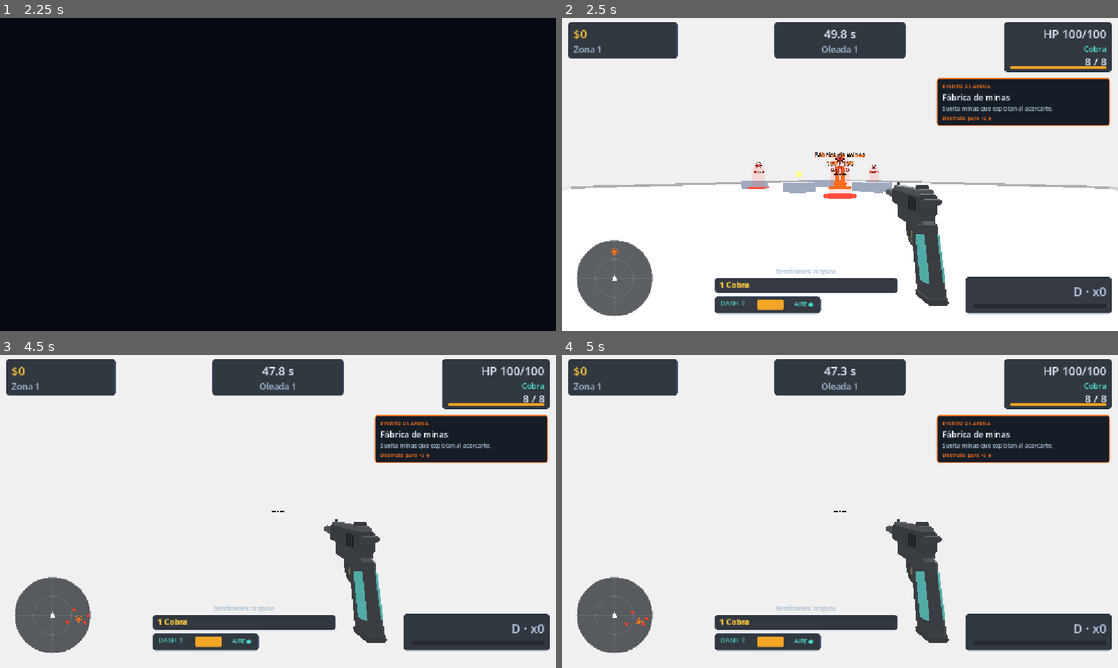
Above: before the commit, frames 1-4 (two rows, left to right).
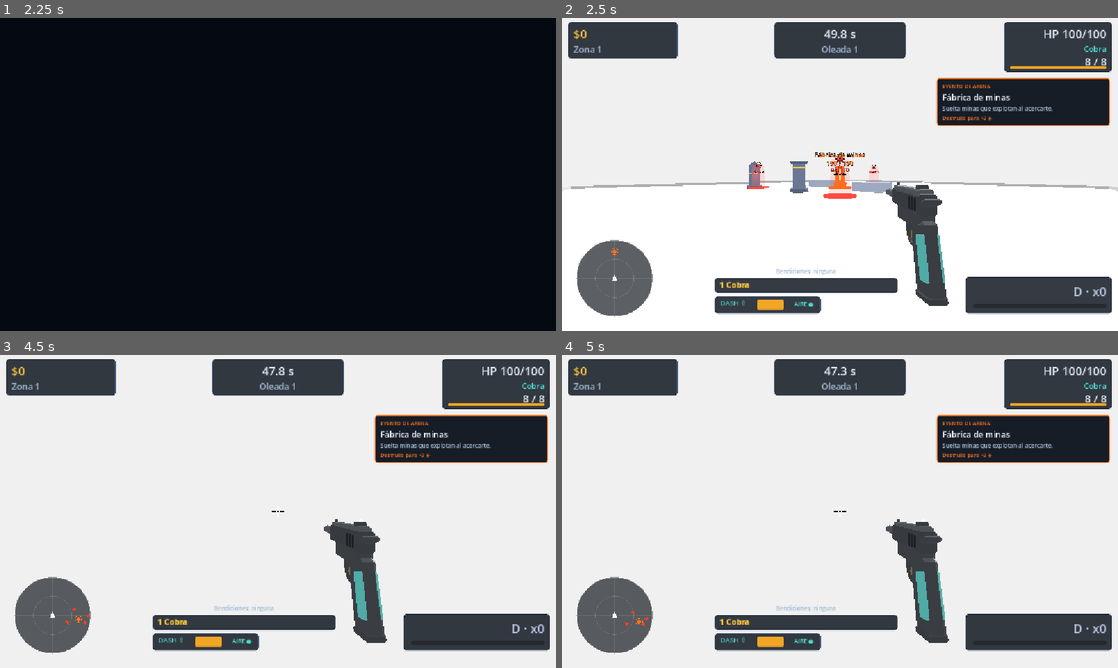
Above: after the commit, the same moments.

Repository: Veilen1/Deadline
Game: Godot game, scene res://scenes/ui/main_menu.tscn
The game is run twice, just before and just after one commit, with the same random seed, the same clock (stepped at 60 frames per second) and the same inputs.
Inputs (mouse positions are in pixels of both pictures, inside the frame that each line leads up to):
- Up to frame 1 (2.25 s): click "JUGAR" at 0.5 s; click "JUGAR" at 1.25 s; click "Empezar run" at 2 s
- Up to frame 2 (2.5 s): no input
- Up to frame 3 (4.5 s): tap Enter at 2.75 s; move the mouse to (305, 511) at 2.77 s; press the mouse at (305, 511) at 2.78 s; hold W (move_forward) from 2.78 s (still down); tap Space (jump) at 3.02, 3.77 s; move the mouse to (250, 511) at 3.52 s; release the mouse at (250, 511) at 3.53 s; tap Shift at 3.6 s; move the mouse to (289, 505) at 4.27 s; tap Ctrl at 4.35 s
- Up to frame 4 (5 s): keep holding W (move_forward)

Frame 1 is identical in both runs. In frame 2, 0.5% of the frame differs, in the area x 32-46%, y 45-56%; in frame 3, less than 0.1%; in frame 4, less than 0.1%.

Commit message:
feat(levels): agregar pilares con colision propia y arreglar elite de zona 2

Diff:
--- /dev/null
+++ b/scenes/levels/arena_pillar.tscn
@@ -0,0 +1,90 @@
+[gd_scene load_steps=12 format=3]
+
+[sub_resource type="CylinderMesh" id="CylinderMesh_column"]
+top_radius = 0.5
+bottom_radius = 0.56
+height = 2.4
+radial_segments = 14
+rings = 1
+
+[sub_resource type="StandardMaterial3D" id="StandardMaterial3D_stone"]
+albedo_color = Color(0.42, 0.47, 0.58, 1)
+roughness = 0.85
+
+[sub_resource type="CylinderMesh" id="CylinderMesh_base"]
+top_radius = 0.72
+bottom_radius = 0.82
+height = 0.28
+radial_segments = 14
+rings = 1
+
+[sub_resource type="StandardMaterial3D" id="StandardMaterial3D_base"]
+albedo_color = Color(0.33, 0.38, 0.48, 1)
+roughness = 0.9
+
+[sub_resource type="CylinderMesh" id="CylinderMesh_capital"]
+top_radius = 0.8
+bottom_radius = 0.68
+height = 0.24
+radial_segments = 14
+rings = 1
+
+[sub_resource type="TorusMesh" id="TorusMesh_ring"]
+inner_radius = 0.5
+outer_radius = 0.59
+rings = 20
+ring_segments = 6
+
+[sub_resource type="StandardMaterial3D" id="StandardMaterial3D_ring"]
+shading_mode = 0
+albedo_color = Color(1, 0.78, 0.36, 1)
+emission_enabled = true
+emission = Color(1, 0.72, 0.28, 1)
+emission_energy_multiplier = 1.6
+
+[sub_resource type="CylinderShape3D" id="CylinderShape3D_column"]
+height = 2.4
+radius = 0.56
+
+[sub_resource type="CylinderShape3D" id="CylinderShape3D_base"]
+height = 0.28
+radius = 0.82
+
+[sub_resource type="CylinderShape3D" id="CylinderShape3D_capital"]
+height = 0.24
+radius = 0.8
+
+[node name="ArenaPillar" type="StaticBody3D"]
+
+[node name="Column" type="MeshInstance3D" parent="."]
+transform = Transform3D(1, 0, 0, 0, 1, 0, 0, 0, 1, 0, 1.2, 0)
+mesh = SubResource("CylinderMesh_column")
+surface_material_override/0 = SubResource("StandardMaterial3D_stone")
+
+[node name="Base" type="MeshInstance3D" parent="."]
+transform = Transform3D(1, 0, 0, 0, 1, 0, 0, 0, 1, 0, 0.14, 0)
+mesh = SubResource("CylinderMesh_base")
+surface_material_override/0 = SubResource("StandardMaterial3D_base")
+
+[node name="Capital" type="MeshInstance3D" parent="."]
+transform = Transform3D(1, 0, 0, 0, 1, 0, 0, 0, 1, 0, 2.52, 0)
+mesh = SubResource("CylinderMesh_capital")
+surface_material_override/0 = SubResource("StandardMaterial3D_base")
+
+[node name="Ring" type="MeshInstance3D" parent="."]
+transform = Transform3D(1, 0, 0, 0, 1, 0, 0, 0, 1, 0, 2.1, 0)
+mesh = SubResource("TorusMesh_ring")
+material_override = SubResource("StandardMaterial3D_ring")
+cast_shadow = 0
+
+[node name="CollisionShape3D" type="CollisionShape3D" parent="."]
+transform = Transform3D(1, 0, 0, 0, 1, 0, 0, 0, 1, 0, 1.2, 0)
+shape = SubResource("CylinderShape3D_column")
+
+[node name="CollisionBase" type="CollisionShape3D" parent="."]
+transform = Transform3D(1, 0, 0, 0, 1, 0, 0, 0, 1, 0, 0.14, 0)
+shape = SubResource("CylinderShape3D_base")
+
+[node name="CollisionCapital" type="CollisionShape3D" parent="."]
+transform = Transform3D(1, 0, 0, 0, 1, 0, 0, 0, 1, 0, 2.52, 0)
+shape = SubResource("CylinderShape3D_capital")
--- /dev/null
+++ b/scenes/levels/arena_pillar_broken.tscn
@@ -0,0 +1,66 @@
+[gd_scene load_steps=9 format=3]
+
+[sub_resource type="BoxMesh" id="BoxMesh_column"]
+size = Vector3(1.05, 1.1, 1.05)
+
+[sub_resource type="StandardMaterial3D" id="StandardMaterial3D_stone"]
+albedo_color = Color(0.42, 0.47, 0.58, 1)
+roughness = 0.88
+
+[sub_resource type="BoxMesh" id="BoxMesh_jag"]
+size = Vector3(0.72, 0.26, 0.72)
+
+[sub_resource type="BoxMesh" id="BoxMesh_rubble"]
+size = Vector3(0.38, 0.3, 0.34)
+
+[sub_resource type="StandardMaterial3D" id="StandardMaterial3D_rubble"]
+albedo_color = Color(0.3, 0.35, 0.45, 1)
+roughness = 0.95
+
+[sub_resource type="BoxShape3D" id="BoxShape3D_column"]
+size = Vector3(1.05, 1.1, 1.05)
+
+[sub_resource type="BoxShape3D" id="BoxShape3D_jag"]
+size = Vector3(0.72, 0.26, 0.72)
+
+[sub_resource type="BoxShape3D" id="BoxShape3D_rubble"]
+size = Vector3(0.38, 0.3, 0.34)
+
+[node name="ArenaPillarBroken" type="StaticBody3D"]
+
+[node name="Column" type="MeshInstance3D" parent="."]
+transform = Transform3D(1, 0, 0, 0, 1, 0, 0, 0, 1, 0, 0.55, 0)
+mesh = SubResource("BoxMesh_column")
+surface_material_override/0 = SubResource("StandardMaterial3D_stone")
+
+[node name="Jag" type="MeshInstance3D" parent="."]
+transform = Transform3D(0.978, -0.173, 0.121, 0.174, 0.985, 0, -0.119, 0.021, 0.993, 0, 1.2, 0)
+mesh = SubResource("BoxMesh_jag")
+surface_material_override/0 = SubResource("StandardMaterial3D_rubble")
+
+[node name="RubbleA" type="MeshInstance3D" parent="."]
+transform = Transform3D(0.94, 0, 0.342, 0, 1, 0, -0.342, 0, 0.94, 0.82, 0.15, 0.36)
+mesh = SubResource("BoxMesh_rubble")
+surface_material_override/0 = SubResource("StandardMaterial3D_rubble")
+
+[node name="RubbleB" type="MeshInstance3D" parent="."]
+transform = Transform3D(0.866, 0, -0.5, 0, 1, 0, 0.5, 0, 0.866, -0.7, 0.15, 0.62)
+mesh = SubResource("BoxMesh_rubble")
+surface_material_override/0 = SubResource("StandardMaterial3D_rubble")
+
+[node name="RubbleC" type="MeshInstance3D" parent="."]
+transform = Transform3D(1, 0, 0, 0, 1, 0, 0, 0, 1, 0.5, 0.15, -0.82)
+mesh = SubResource("BoxMesh_rubble")
+surface_material_override/0 = SubResource("StandardMaterial3D_rubble")
+
+[node name="CollisionShape3D" type="CollisionShape3D" parent="."]
+transform = Transform3D(1, 0, 0, 0, 1, 0, 0, 0, 1, 0, 0.55, 0)
+shape = SubResource("BoxShape3D_column")
+
+[node name="CollisionJag" type="CollisionShape3D" parent="."]
+transform = Transform3D(1, 0, 0, 0, 1, 0, 0, 0, 1, 0, 1.2, 0)
+shape = SubResource("BoxShape3D_jag")
+
+[node name="CollisionRubble" type="CollisionShape3D" parent="."]
+transform = Transform3D(1, 0, 0, 0, 1, 0, 0, 0, 1, 0.82, 0.15, 0.36)
+shape = SubResource("BoxShape3D_rubble")
--- /dev/null
+++ b/scenes/levels/arena_pillar_obelisk.tscn
@@ -0,0 +1,87 @@
+[gd_scene load_steps=10 format=3]
+
+[sub_resource type="BoxMesh" id="BoxMesh_base"]
+size = Vector3(1.2, 0.32, 1.2)
+
+[sub_resource type="StandardMaterial3D" id="StandardMaterial3D_base"]
+albedo_color = Color(0.3, 0.35, 0.45, 1)
+roughness = 0.9
+
+[sub_resource type="BoxMesh" id="BoxMesh_column"]
+size = Vector3(0.82, 2.2, 0.82)
+
+[sub_resource type="StandardMaterial3D" id="StandardMaterial3D_column"]
+albedo_color = Color(0.4, 0.45, 0.56, 1)
+roughness = 0.82
+
+[sub_resource type="CylinderMesh" id="CylinderMesh_cap"]
+top_radius = 0.0
+bottom_radius = 0.58
+height = 0.42
+radial_segments = 4
+rings = 1
+
+[sub_resource type="BoxMesh" id="BoxMesh_rune"]
+size = Vector3(0.5, 0.09, 0.02)
+
+[sub_resource type="StandardMaterial3D" id="StandardMaterial3D_rune"]
+shading_mode = 0
+albedo_color = Color(1, 0.82, 0.42, 1)
+emission_enabled = true
+emission = Color(1, 0.75, 0.3, 1)
+emission_energy_multiplier = 1.8
+
+[sub_resource type="BoxShape3D" id="BoxShape3D_base"]
+size = Vector3(1.2, 0.32, 1.2)
+
+[sub_resource type="BoxShape3D" id="BoxShape3D_column"]
+size = Vector3(0.82, 2.2, 0.82)
+
+[node name="ArenaPillarObelisk" type="StaticBody3D"]
+
+[node name="Base" type="MeshInstance3D" parent="."]
+transform = Transform3D(1, 0, 0, 0, 1, 0, 0, 0, 1, 0, 0.16, 0)
+mesh = SubResource("BoxMesh_base")
+surface_material_override/0 = SubResource("StandardMaterial3D_base")
+
+[node name="Column" type="MeshInstance3D" parent="."]
+transform = Transform3D(1, 0, 0, 0, 1, 0, 0, 0, 1, 0, 1.42, 0)
+mesh = SubResource("BoxMesh_column")
+surface_material_override/0 = SubResource("StandardMaterial3D_column")
+
+[node name="Cap" type="MeshInstance3D" parent="."]
+transform = Transform3D(1, 0, 0, 0, 1, 0, 0, 0, 1, 0, 2.72, 0)
+mesh = SubResource("CylinderMesh_cap")
+surface_material_override/0 = SubResource("StandardMaterial3D_base")
+
+[node name="RuneFront" type="MeshInstance3D" parent="."]
+transform = Transform3D(1, 0, 0, 0, 1, 0, 0, 0, 1, 0, 1.65, -0.42)
+mesh = SubResource("BoxMesh_rune")
+material_override = SubResource("StandardMaterial3D_rune")
+cast_shadow = 0
+
+[node name="RuneBack" type="MeshInstance3D" parent="."]
+transform = Transform3D(1, 0, 0, 0, 1, 0, 0, 0, 1, 0, 1.65, 0.42)
+mesh = SubResource("BoxMesh_rune")
+material_override = SubResource("StandardMaterial3D_rune")
+cast_shadow = 0
+
+[node name="RuneLeft" type="MeshInstance3D" parent="."]
+transform = Transform3D(0, 0, 1, 0, 1, 0, -1, 0, 0, -0.42, 1.65, 0)
+mesh = SubResource("BoxMesh_rune")
+material_override = SubResource("StandardMaterial3D_rune")
+cast_shadow = 0
+
+[node name="RuneRight" type="MeshInstance3D" parent="."]
+transform = Transform3D(0, 0, -1, 0, 1, 0, 1, 0, 0, 0.42, 1.65, 0)
+mesh = SubResource("BoxMesh_rune")
+material_override = SubResource("StandardMaterial3D_rune")
+cast_shadow = 0
+
+[node name="CollisionShape3D" type="CollisionShape3D" parent="."]
+transform = Transform3D(1, 0, 0, 0, 1, 0, 0, 0, 1, 0, 1.42, 0)
+shape = SubResource("BoxShape3D_column")
+
+[node name="CollisionBase" type="CollisionShape3D" parent="."]
+transform = Transform3D(1, 0, 0, 0, 1, 0, 0, 0, 1, 0, 0.16, 0)
+shape = SubResource("BoxShape3D_base")
--- a/scenes/levels/zone_01.tscn
+++ b/scenes/levels/zone_01.tscn
@@ -8,6 +8,8 @@
 [ext_resource type="PackedScene" path="res://scenes/levels/jump_pad.tscn" id="6_pad"]
 [ext_resource type="PackedScene" path="res://scenes/levels/core_pickup.tscn" id="7_core"]
 [ext_resource type="PackedScene" path="res://scenes/levels/arena_event.tscn" id="8_event"]
+[ext_resource type="PackedScene" path="res://scenes/levels/arena_pillar.tscn" id="9_pillar"]
+[ext_resource type="PackedScene" path="res://scenes/levels/arena_pillar_obelisk.tscn" id="10_obelisk"]
 
 [sub_resource type="Environment" id="Environment_white"]
 background_mode = 1
@@ -71,11 +73,11 @@
 position = Vector3(5, 0.4, 2)
 scale = Vector3(1, 1, 1.5)
 
-[node name="Cover3" parent="." instance=ExtResource("5_block")]
-position = Vector3(0, 0.4, -5)
+[node name="Pillar1" parent="." instance=ExtResource("9_pillar")]
+position = Vector3(0, 0, -5)
 
-[node name="Cover4" parent="." instance=ExtResource("5_block")]
-position = Vector3(7, 0.4, -6)
+[node name="Obelisk1" parent="." instance=ExtResource("10_obelisk")]
+position = Vector3(7, 0, -6)
 
 [node name="JumpPad1" parent="." instance=ExtResource("6_pad")]
 position = Vector3(0, 0.02, 8)
--- a/scenes/levels/zone_02.tscn
+++ b/scenes/levels/zone_02.tscn
@@ -10,6 +10,8 @@
 [ext_resource type="PackedScene" path="res://scenes/levels/core_pickup.tscn" id="8_core"]
 [ext_resource type="PackedScene" path="res://scenes/actors/enemies/hound_enemy.tscn" id="9_hound"]
 [ext_resource type="PackedScene" path="res://scenes/levels/arena_event.tscn" id="10_event"]
+[ext_resource type="PackedScene" path="res://scenes/levels/arena_pillar_obelisk.tscn" id="11_obelisk"]
+[ext_resource type="PackedScene" path="res://scenes/levels/arena_pillar_broken.tscn" id="12_broken"]
 
 [sub_resource type="Environment" id="Environment_cold"]
 background_mode = 1
@@ -31,7 +33,8 @@
 [node name="Zone02" type="Node3D"]
 script = ExtResource("1_zone")
 enemy_scene = ExtResource("2_enemy")
-enemy_scenes = Array[PackedScene]([ExtResource("2_enemy"), ExtResource("2_enemy"), ExtResource("9_hound")])elite_scene = ExtResource("3_elite")
+enemy_scenes = Array[PackedScene]([ExtResource("2_enemy"), ExtResource("2_enemy"), ExtResource("9_hound")])
+elite_scene = ExtResource("3_elite")
 zone_id = "zona_2"
 event_pool = PackedStringArray("slow", "pull")
 
@@ -84,11 +87,11 @@
 position = Vector3(8, 0.4, 3)
 scale = Vector3(1.5, 1, 1)
 
-[node name="Cover3" parent="." instance=ExtResource("5_block")]
-position = Vector3(0, 0.4, -7)
+[node name="Obelisk1" parent="." instance=ExtResource("11_obelisk")]
+position = Vector3(0, 0, -7)
 
-[node name="Cover4" parent="." instance=ExtResource("5_block")]
-position = Vector3(-6, 0.4, 6)
+[node name="BrokenPillar1" parent="." instance=ExtResource("12_broken")]
+position = Vector3(-6, 0, 6)
 
 [node name="ArenaEvent" parent="." instance=ExtResource("10_event")]
 position = Vector3(-11, 0, 0)
--- a/scenes/levels/zone_03.tscn
+++ b/scenes/levels/zone_03.tscn
@@ -9,6 +9,8 @@
 [ext_resource type="PackedScene" path="res://scenes/levels/jump_pad.tscn" id="7_pad"]
 [ext_resource type="PackedScene" path="res://scenes/levels/core_pickup.tscn" id="8_core"]
 [ext_resource type="PackedScene" path="res://scenes/levels/arena_event.tscn" id="9_event"]
+[ext_resource type="PackedScene" path="res://scenes/levels/arena_pillar.tscn" id="10_pillar"]
+[ext_resource type="PackedScene" path="res://scenes/levels/arena_pillar_broken.tscn" id="11_broken"]
 
 [sub_resource type="Environment" id="Environment_violet"]
 background_mode = 1
@@ -102,12 +104,11 @@
 [node name="Cover2" parent="." instance=ExtResource("6_block")]
 position = Vector3(-5, 0.4, 7)
 
-[node name="Cover3" parent="." instance=ExtResource("6_block")]
-position = Vector3(5, 0.4, 7)
+[node name="Pillar1" parent="." instance=ExtResource("10_pillar")]
+position = Vector3(5, 0, 7)
 
-[node name="Cover4" parent="." instance=ExtResource("6_block")]
-position = Vector3(0, 0.4, -8)
-scale = Vector3(1.5, 1, 1)
+[node name="BrokenPillar1" parent="." instance=ExtResource("11_broken")]
+position = Vector3(0, 0, -8)
 
 [node name="ArenaEvent" parent="." instance=ExtResource("9_event")]
 position = Vector3(0, 0, -4)
Not shown: 1 places in scenes/levels/zone_01.tscn that only renumber resources
Not shown: 1 places in scenes/levels/zone_02.tscn that only renumber resources
Not shown: 1 places in scenes/levels/zone_03.tscn that only renumber resources
